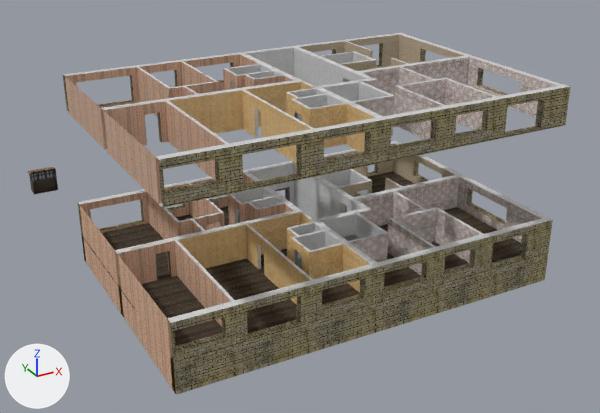
Before and after pictures for a commit that changed the Blender file model/location_0/hruschevka/hruschevka.blend.
The view is the same before and after, from a 50 mm lens placed at (-21.6, -82.7, 46.9), pointed at (26.5, 4.7, 3.2). The lights are fixed; the arrows at lower left show +X, +Y and +Z. The same objects are shown in both versions, whatever each file hides.

In view in the first picture: 'Куб.001', 'Плоскость.001', 'Плоскость.002', 'Плоскость.003'.
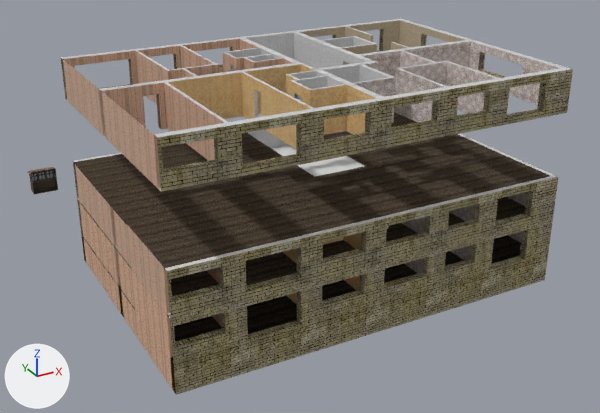
The edits, one by one:
Picture '00007.png.002' (img_00007_png_002) is new.
Picture '00006.png.002' (img_00006_png_002) is new.
Picture '00008.png.002' (img_00008_png_002) is new.
Picture '00011.png.002' (img_00011_png_002) is new.
Picture '00010.png.002' (img_00010_png_002) is new.
Picture '00009.png.002' (img_00009_png_002) is new.
Picture '00001.png.002' (img_00001_png_002) is new.
Material 'стена 5.002' (mat_стена_5_002) is new.
Its texture is img_00007_png_002.
Material 'стена 4.002' (mat_стена_4_002) is new.
Its texture is img_00006_png_002.
Material 'стена 6.002' (mat_стена_6_002) is new.
Its texture is img_00008_png_002.
Material 'стена 3.002' (mat_стена_3_002) is new.
Its texture is img_00011_png_002.
Material 'стена 2.002' (mat_стена_2_002) is new.
Its texture is img_00010_png_002.
Material 'стена 1.002' (mat_стена_1_002) is new.
Its texture is img_00009_png_002.
Material 'стена 0.002' (mat_стена_0_002) is new.
Its texture is img_00001_png_002.
Its roughness is 1.0.
Its specular ior level is 0.0.
me_плоскость_001 has 732 vertices, 688 faces and spans x 0.2..19.0, y -6.3..6.4, z 0.0..1.8.
me_плоскость_001 is used by ob_плоскость_001; location (0.0, 0.0, 16.7); scale (2.63, 2.63, 2.63).
me_плоскость_001 part 1: the whole mesh is moved by (0.0, 0.0, 0.1).
me_плоскость_007 is used by ob_плоскость_003; location (0.0, 0.0, 0.0); scale (2.63, 2.63, 2.63).
me_плоскость_007 had 1280 vertices, 1245 faces and spanned x 0.2..19.0, y -6.3..6.4, z -1.4..1.8.
me_плоскость_007 now has 1952 vertices, 1925 faces and spans x 0.2..19.0, y -6.3..6.4, z -1.4..3.9.
me_плоскость_007 part 2: 407 vertices moved from x 0.2..19.0, y -6.3..6.4, z 0.0..1.8 to x 0.2..19.0, y -6.3..6.4, z 0.5..1.9; 66 vertices removed from x 0.2..19.0, y -6.3..6.4, z 0.0..1.8; 738 vertices added at x 0.2..19.0, y -6.3..6.4, z 0.5..3.9.
me_плоскость_007 part 3: 65 kept faces spanning x 0.2..19.0, y -6.3..6.4, z -1.4..0.0 get new texture (UV) coordinates.
me_плоскость_007 now uses material mat_стена_0_002 (picture img_00001_png_002).
me_плоскость_007 now uses material mat_стена_1_002 (picture img_00009_png_002).
me_плоскость_007 now uses material mat_стена_2_002 (picture img_00010_png_002).
me_плоскость_007 now uses material mat_стена_3_002 (picture img_00011_png_002).
me_плоскость_007 now uses material mat_стена_4_002 (picture img_00006_png_002).
me_плоскость_007 now uses material mat_стена_5_002 (picture img_00007_png_002).
me_плоскость_007 now uses material mat_стена_6_002 (picture img_00008_png_002).
Mesh me_плоскость is new.
It has 202 vertices, 96 faces and spans x -0.7..6.6, y -5.1..13.5, z -3.3..10.2.
Object 'Плоскость.001' (ob_плоскость_001) moves from (0.0, 0.0, 16.7) to (0.0, 0.0, 18.2).
Object 'Куб.004' (ob_куб_004) is new; it shows a copy of the mesh of ob_куб_001.
Its location is (0.0, 0.0, 10.2).
Object 'Куб.003' (ob_куб_003) is new; it shows a copy of the mesh of ob_куб_001.
Its location is (0.0, 0.0, 5.1).
Object 'Плоскость' (ob_плоскость) is new; it shows me_плоскость.
Its location is (25.1, 2.5, 0.0).

Boxes [x1, y1, x2, y2] around the edits, measured in the pictures (600 x 413 px):
'Плоскость.003', reshaped: before [78, 141, 553, 395]; after [73, 130, 558, 395]
'Плоскость.001', moved: before [63, 33, 570, 208]; after [61, 19, 573, 192]
'Куб.004', added (brown): after [74, 112, 550, 270]
'Куб.003', added (black): after [79, 197, 525, 317]
'Плоскость', added: after [271, 145, 364, 177]
part 2 of me_плоскость_007, built on: before [78, 141, 553, 363]; after [73, 130, 558, 363]
part 3 of me_плоскость_007, surface changed: [174, 254, 548, 395] in both
'Куб.001', unchanged, covered by the edit: before [83, 171, 521, 361]; after [83, 235, 521, 361]
